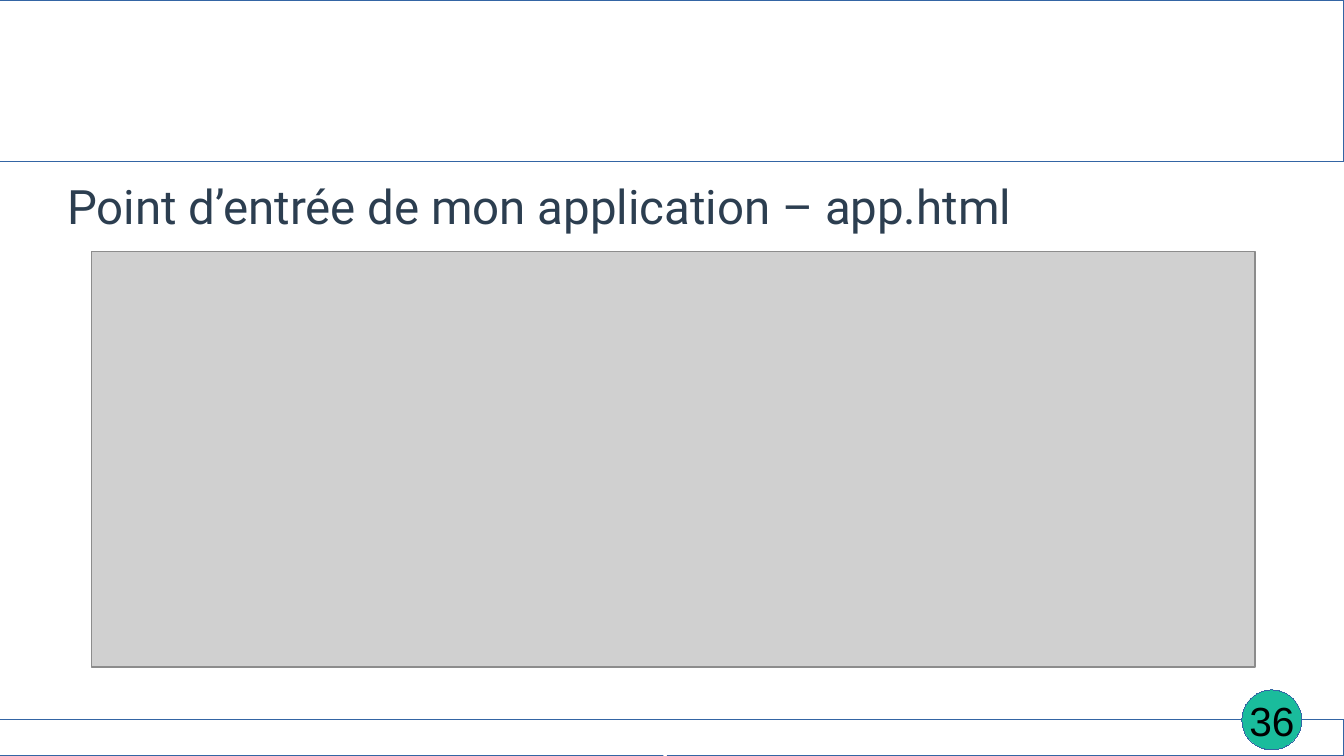
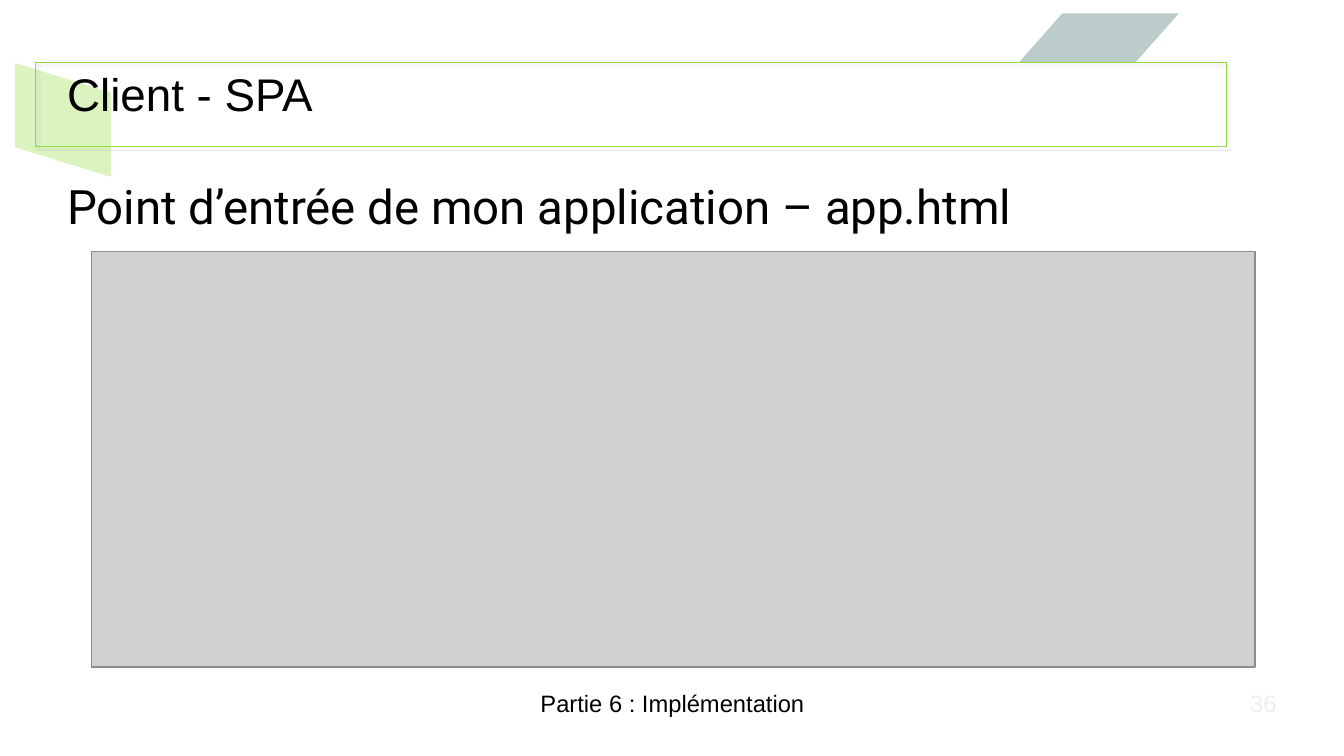
Before and after one commit to EmmaBroudic/Projet-Nooky, a slide deck: slide 36 of doc/Nooky4.odp. Drawn at 1344x756 pixels with LibreOffice and Linux fonts; fonts in the diff are those of the drawing; grey boxes stand for pictures. Boxes give left, top, right and bottom in pixels: in the first picture for what was removed or moved away, otherwise in the second. Text is boxed around its words. In the diff, an @@ line names an element or a change of style, - is before the commit and + after.

```diff
--- a/doc/Nooky4.odp
+++ b/doc/Nooky4.odp
@@ parallelogram added at (1020,13,1179,63), fill #81ACA6 at 39% opacity @@
@@ parallelogram added at (15,63,112,177), fill #B5E77D at 49% opacity @@
@@ rectangle: place and size @@
-rectangle at (0,0,1344,162)
+rectangle at (37,63,1228,148)
@@ rectangle at (37,63,1228,148): outline #3465A4 0 pt to #91D93F 0 pt; shadow on @@
@@ title added at (67,78,313,120), 27 pt, text #000000 @@
+Client - SPA
@@ text "Point d’entrée de mon application ..." at (67,188,1011,234): text colour #2C3E50 to #000000 @@
@@ text "Partie 6 : Implémentation": place and size @@
-text "Partie 6 : Implémentation" at (487,755,856,756)
+text "Partie 6 : Implémentation" at (540,694,804,717)
@@ text "Partie 6 : Implémentation" at (540,694,804,717): size 18 to 14 pt, font Karla to Arial, text colour #FFFFFF to #000000, bold off @@
@@ ellipse removed at (1243,690,1303,750) @@
@@ page number removed at (1249,707,1294,743) @@
-36
@@ rectangle removed at (0,721,1344,756) @@
```
Also in this commit, not shown: 81 other slides changed, 2 other files.
